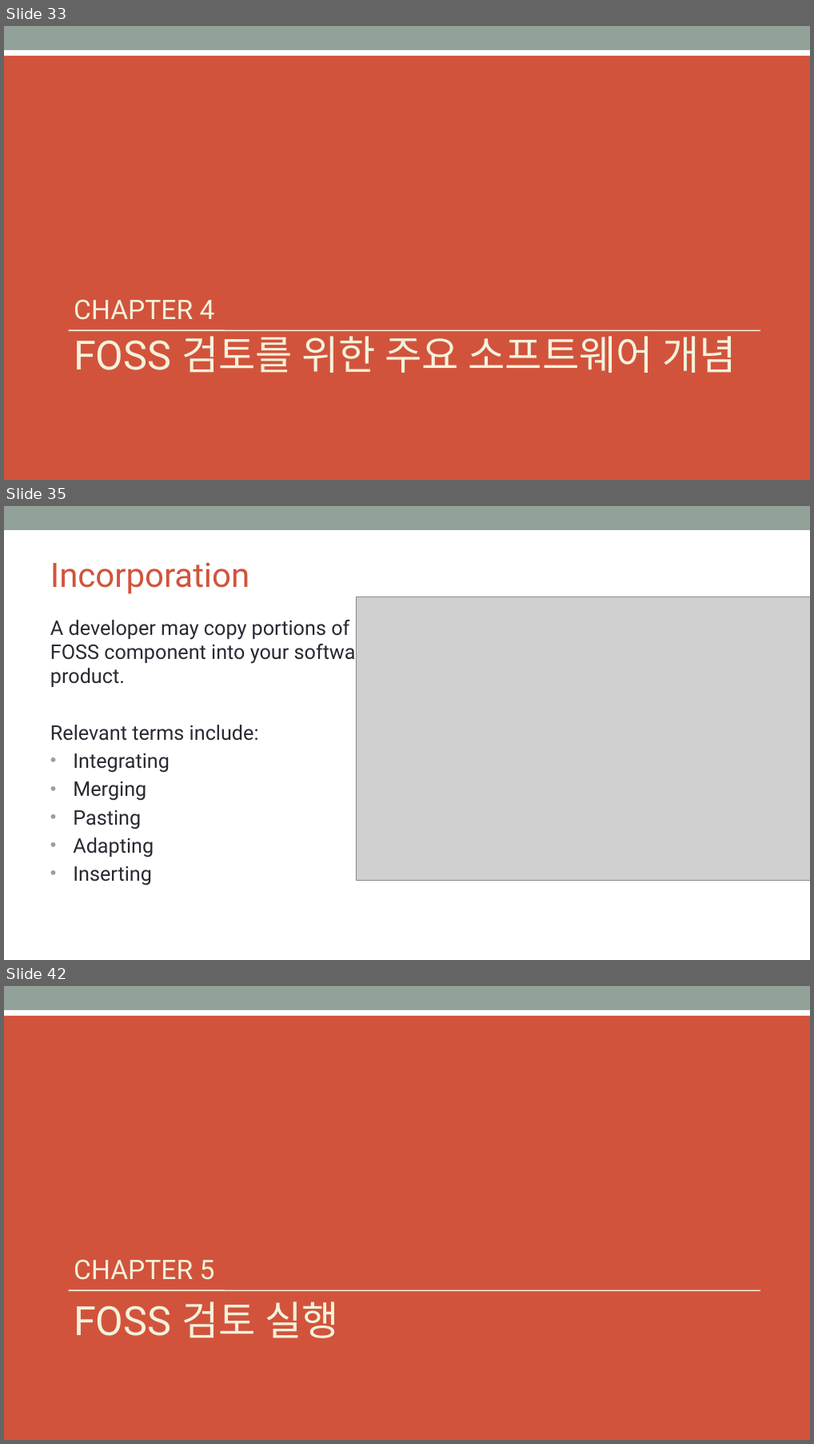
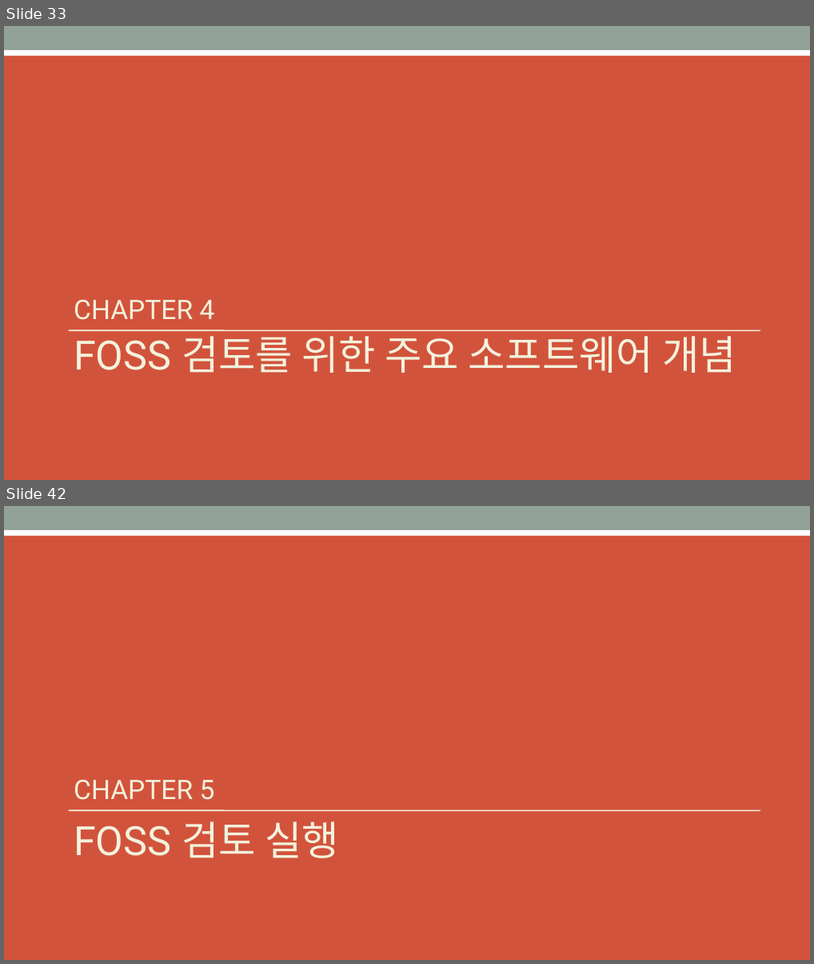
Before and after one commit to OpenChain-KWG/Curriculum-Translation-KR, a slide deck: target/slides/openchain-curriculum-for-1-1.pptx. Shown one above the other, each under a label of ours: slides 33, 35 and 42 before the commit, slides 33 and 42 after it; the slides between them are not shown. The pictures are 814x1444 and 814x964 pixels, drawn with LibreOffice and Linux fonts; fonts in the diff are those of the drawing; grey boxes stand for pictures; background and template pictures are left out. Boxes give left, top, right and bottom in pixels: in the first picture for what was removed or moved away, otherwise in the second. Text is boxed around its words. In the diff, an @@ line names an element or a change of style, - is before the commit and + after.

```diff
--- a/target/slides/openchain-curriculum-for-1-1.pptx
+++ b/target/slides/openchain-curriculum-for-1-1.pptx
@@ slide 35 removed at bbox=[4, 506, 810, 960], background #FFFFFF; not listed: 1 template element that a slide beside it also shows @@
@@ title removed at bbox=[50, 563, 250, 594] @@
-Incorporation
@@ picture removed at bbox=[356, 597, 810, 880] @@
@@ text removed at bbox=[50, 616, 374, 885] @@
-A developer may copy portions of a FOSS component into your software product.
-Relevant terms include:
-• Integrating
-• Merging
-• Pasting
-• Adapting
-• Inserting
```
Also in this commit, not shown: 8 slides added, 7 other slides removed, 6 other files.
